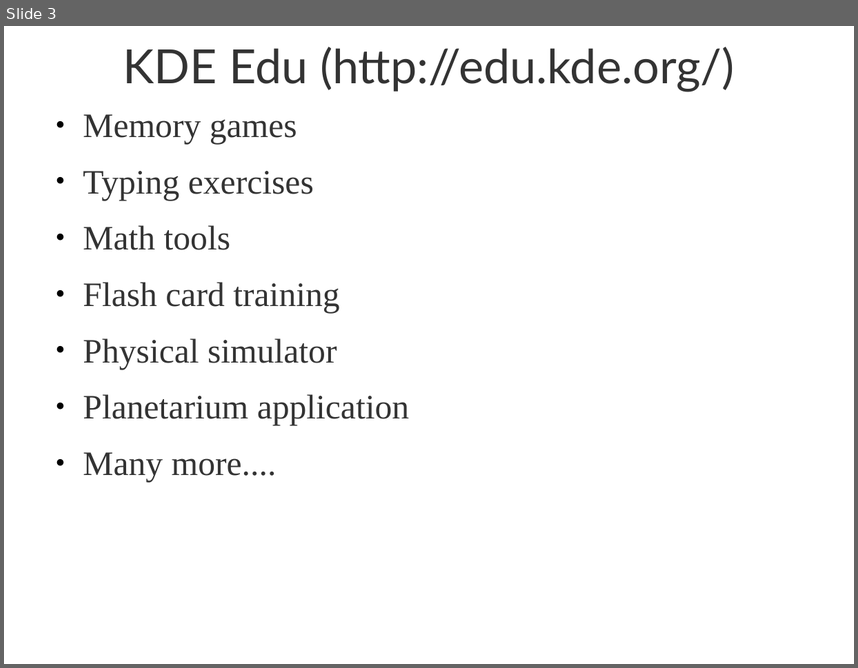
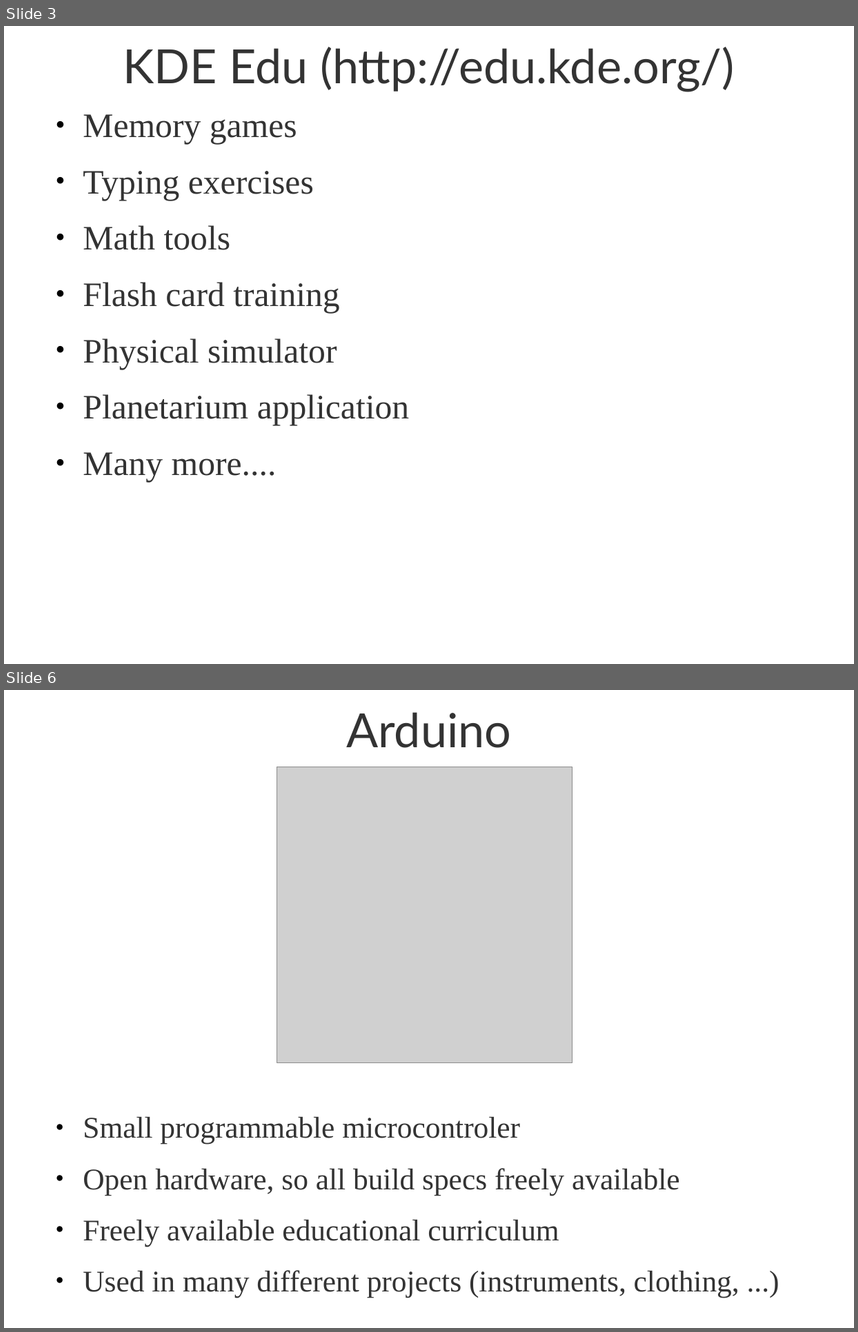
Before and after one commit to open-it-lab/ol-presentations, a slide deck: educational-resources.odp. Shown one above the other, each under a label of ours: slide 3 before the commit, slides 3 and 6 after it; the slides between them are not shown. The pictures are 858x668 and 858x1332 pixels, drawn with LibreOffice and Linux fonts; fonts in the diff are those of the drawing; grey boxes stand for pictures; background and template pictures are left out. Boxes give left, top, right and bottom in pixels: in the first picture for what was removed or moved away, otherwise in the second. Text is boxed around its words. In the diff, an @@ line names an element or a change of style, - is before the commit and + after.

Commit message:
updated educational resources info

```diff
--- a/educational-resources.odp
+++ b/educational-resources.odp
@@ slide 6 added at (x1=4, y1=690, x2=854, y2=1328), background picture (left out) @@
@@ title added at (x1=346, y1=712, x2=511, y2=748), 44 pt, text #333333 @@
+Arduino
@@ picture added at (x1=277, y1=767, x2=573, y2=1063) @@
@@ text added at (x1=83, y1=1117, x2=740, y2=1298), 28 pt, text #333333 @@
+● Small programmable microcontroler
+● Open hardware, so all build specs freely available
+● Freely available educational curriculum
+● Used in many different projects (instruments, clothing, ...)
```
Also in this commit, not shown: 2 other slides added, 7 other files.
